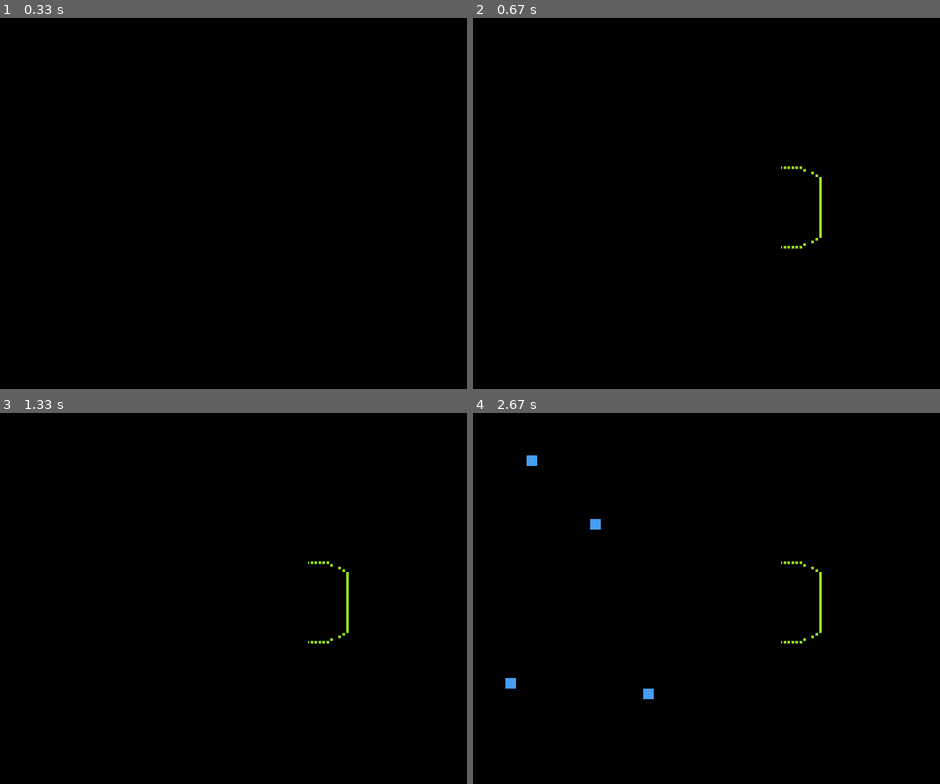
Above: before the commit, frames 1-4 (two rows, left to right).
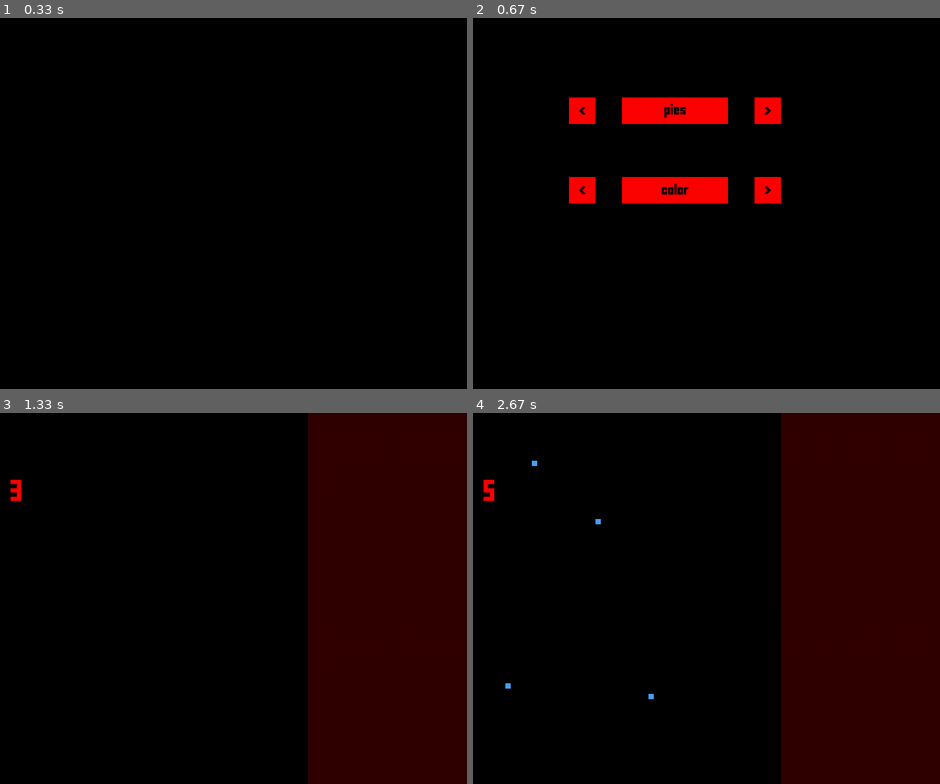
Above: after the commit, the same moments.

Repository: piotrksiazek/Pygame-of-Life
Game: pygame game, started from main.py
Same seed, same stepped clock (60 frames per second), same inputs: the game is played once before the commit and once after it.
Inputs (mouse positions are in pixels of both pictures, inside the frame that each line leads up to):
- Up to frame 1 (0.33 s): no input
- Up to frame 2 (0.67 s): tap Space at 0.33 s
- Up to frame 3 (1.33 s): tap Space at 0.67, 1.07 s
- Up to frame 4 (2.67 s): tap Space at 1.37 s; click (510, 683) at 1.6 s; click (538, 461) at 1.88 s; click (650, 694) at 2.22 s; click (599, 520) at 2.55 s

Frame 1 is identical in both runs. In frame 2, 4.9% of the frame differs, in the area x 20-75%, y 21-63%; in frame 3, 34%; in frame 4, 34%, in the area x 2-100%, y 0-100%.

Commit message:
menu wyswietla przyciski i strzalki, licznik pokolen dziala

Diff:
--- a/main.py
+++ b/main.py
@@ -11,6 +11,7 @@
         pygame.display.set_caption('Pygame of Life')
         self.settings = Settings()
         self.screen = pygame.display.set_mode((self.settings.scr_width, self.settings.scr_height))
+        self.paused = True
 
     def check_events(self, population):
         for event in pygame.event.get():
@@ -19,8 +20,8 @@
             elif event.type == pygame.KEYDOWN:
                 # This lets us pause the game and modify living and dead cells
                 if event.key == pygame.K_SPACE:
-                    population.ready = False
-                    population.pre_game(population.grid, gol.settings.alive_color, gol.settings.dead_color, gol)
+                    self.paused = True
+
 
 
     def main(self):
@@ -28,9 +29,10 @@
         population = population_and_intro.Population(gol)
         population.create_snake_grid()
         menu = text_and_menu.MainMenu(gol)
+        interface = text_and_menu.Interface(gol, population)
 
         population.animate_snake_grid(population, gol)
-
+        menu.draw_menu(gol)
         # menu.choose_color(gol)
 
         # population.pre_game(population.snake_grid, gol.settings.alive_intro_color, gol.settings.dead_intro_color)
@@ -38,9 +40,13 @@
         # After intro and menus are over.
         while True:
             pygame.time.delay(100)
+            interface.draw_bg(gol)
+            while self.paused:
+                population.pre_game(population.grid, gol.settings.alive_color, gol.settings.dead_color, gol, interface, population)
             self.check_events(population)
             next_gen = population.draw_grid(self.screen, gol.settings.alive_color, gol.settings.dead_color, population.grid, gol.settings.cell_size, 1)
             population.grid = next_gen
+            interface.draw_and_update_counter(population,gol)
             pygame.display.flip()
 
 gol = GameOfLife()
--- a/population_and_intro.py
+++ b/population_and_intro.py
@@ -36,6 +36,7 @@
         self.grid = np.array([[Cell() for column in range(self.columns)] for row in range(self.rows)])
         self.game_speed = 100
         self.ready = False
+        self.number_of_generations = 0
 
         # Attributes used by intro.
         self.intro_rows = int(self.height / gol.settings.intro_cell_size)
@@ -97,7 +98,7 @@
             population.snake_grid = next_gen
             pygame.display.flip()
             i += 1
-            # Animation speeds up every loop untill it reaches minimal speed.
+            # Animation speeds up every loop until it reaches minimal speed.
             if self.intro_speed >= 20:
                 self.intro_speed -= 100
 
@@ -131,19 +132,20 @@
             elif event.type == pygame.KEYDOWN:
                 # Press space to start the game
                 if event.key == pygame.K_SPACE:
-                    self.ready = True
-
-    def pre_game(self, grid, alive_color, dead_color, gol):
-        while not self.ready:
-            self.pre_populate_events(grid, gol)
-            for y in range(len(grid)):
-                for x in range(len(grid[0])):
-                    cell_rect = pygame.Rect(x*self.cell_size, y*self.cell_size, self.cell_size, self.cell_size)
-                    if grid[y][x].status == 1:
-                        pygame.draw.rect(self.screen, alive_color, cell_rect)
-                    else:
-                        pygame.draw.rect(self.screen, dead_color, cell_rect)
-            pygame.display.flip()
+                    gol.paused = False
+
+    def pre_game(self, grid, alive_color, dead_color, gol, interface, population):
+        self.pre_populate_events(grid, gol)
+        for y in range(len(grid)):
+            # We don't iterate over particular sublist but just want to get the length of x axis.
+            for x in range(len(grid[0])):
+                cell_rect = pygame.Rect(x*self.cell_size, y*self.cell_size, self.cell_size, self.cell_size)
+                if grid[y][x].status == 1:
+                    pygame.draw.rect(self.screen, alive_color, cell_rect)
+                else:
+                    pygame.draw.rect(self.screen, dead_color, cell_rect)
+        interface.draw_and_update_counter(population, gol)
+        pygame.display.flip()
 
 
     def draw_grid(self, screen, alive_color, dead_color, grid, cell_size, align):
@@ -217,5 +219,7 @@
                     pygame.draw.rect(screen, alive_color, cell_rect)
                 else:
                     pygame.draw.rect(screen, dead_color, cell_rect)
+        if not self.intro:
+            self.number_of_generations += 1
 
         return next_generation
--- a/settings.py
+++ b/settings.py
@@ -18,5 +18,5 @@
 
         self.scr_width = 1000
         self.scr_height = 700
-        self.cell_size = 20
+        self.cell_size = 10
         self.intro_cell_size = 5
--- a/text_and_menu.py
+++ b/text_and_menu.py
@@ -1,68 +1,151 @@
 import pygame
 import sys
 
-# class Text:
-#     def __init__(self, gol):
-#         self.font = pygame.font.Font('assets/FFFFORWA.TTF', 32)
-#         self.text = self.font.render('Pygame of Life', True, (255,0,0))
-#         self.rect = self.text.get_rect()
-#         self.rect.center = (gol.settings.scr_width // 2, gol.settings.scr_height // 2)
+
+class Interface:
+    def __init__(self, gol, population):
+        # Generation counter attributes
+        self.counter_color = (255, 0, 0)
+        self.counter_font = pygame.font.Font('assets/FFFFORWA.TTF', 32)
+        self.counter_text = self.counter_font.render('0', True, self.counter_color)
+        self.counter_rect = self.counter_text.get_rect()
+
+        # Interface board attributes
+        self.interface_bg_color = (50, 0, 0)
+        self.interface_rect = pygame.Rect(gol.settings.scr_height, 0, gol.settings.scr_width-gol.settings.scr_height, gol.settings.scr_height)
+
+
+    def draw_bg(self, gol):
+        pygame.draw.rect(gol.screen, self.interface_bg_color, self.interface_rect)
+
+    def draw_and_update_counter(self, population, gol):
+        self.counter_rect.center = (150, 150)
+        gol.screen.blit(self.counter_text, self.counter_rect)
+        self.counter_text = self.counter_font.render(f'{population.number_of_generations}', True, self.counter_color)
+        self.counter_rect = self.counter_text.get_rect()
 
 class Button:
-    def __init__(self, left, top, width, height, text, color, color_clicked):
+    def __init__(self, left, top, width, height, text, color, text_color, color_clicked, gol):
         self.left = left
         self.top = top
         self.width = width
+        self.right = gol.settings.scr_width / 2 + self.width / 2
         self.height = height
         self.text = text
         self.color = color
+        self.text_color = text_color
         self.color_clicked = color_clicked
+        self.space_between_button_and_arrow = 10
+        self.left_arrow = '<'
+        self.right_arrow = '>'
 
-    def draw_button(self):
+    def button_events(self):
         pass
 
-class Interface:
-    def __init__(self):
-        self.generation_counter = 0
+    def arrow_events(self):
+        pass
+
+    def draw_button(self, gol):
+        font = pygame.font.Font('assets/FFFFORWA.TTF', 16)
+        text = font.render(self.text, True, self.text_color)
+        text_rect = text.get_rect()
+        text_rect.center = (gol.settings.scr_width/2, self.top + self.height/2)
+        pygame.draw.rect(gol.screen, self.color, (gol.settings.scr_width/2-self.width/2, self.top, self.width, self.height), 0)
+        gol.screen.blit(text, text_rect)
+
+    def draw_arrow(self, gol, how_far_from_right):
+        font = pygame.font.Font('assets/FFFFORWA.TTF', 16)
+        text = font.render(self.text, True, self.text_color)
+        text_rect = text.get_rect()
+        text_rect.center = (how_far_from_right + self.width/2, self.top + self.height/2)
+        if self.text == '<':
+            pygame.draw.rect(gol.screen, self.color, (how_far_from_right, self.top, self.width, self.height), 0)
+            gol.screen.blit(text, text_rect)
+        elif self.text == '>':
+            pygame.draw.rect(gol.screen, self.color, (how_far_from_right, self.top, self.width, self.height), 0)
+            gol.screen.blit(text, text_rect)
+
 
 class MainMenu:
-    """Takes care of color menu and user settings"""
     def __init__(self, gol):
-        self.color_ready = False
-        self.color_menu_img = pygame.image.load('assets/color_menu_2.png')
-        self.color_menu_img_scaled = pygame.transform.scale(self.color_menu_img, (gol.settings.scr_height, gol.settings.scr_width))
+        self.screen = gol.screen
+        self.menu_color = (0,0,0)
+        self.in_menu = True
 
-    def check_color_events(self, gol):
+        self.mode_button = Button(left=150, top=150, width=200, height=50, text='pies', color=(255,0,0), text_color=(0,0,0), color_clicked=(0,255,0), gol=gol)
+        self.mode_l_arrow = Button(left=150, top=150, width=50, height=50, text='<', color=(255,0,0), text_color=(0,0,0), color_clicked=(0,255,0), gol=gol)
+        self.mode_r_arrow = Button(left=150, top=150, width=50, height=50, text='>', color=(255,0,0), text_color=(0,0,0), color_clicked=(0,255,0), gol=gol)
+
+        self.color_button = Button(left=150, top=300, width=200, height=50, text='color', color=(255,0,0), text_color=(0,0,0), color_clicked=(0,255,0), gol=gol)
+        self.color_l_arrow = Button(left=150, top=300, width=50, height=50, text='<', color=(255,0,0), text_color=(0,0,0), color_clicked=(0,255,0), gol=gol)
+        self.color_r_arrow = Button(left=150, top=300, width=50, height=50, text='>', color=(255,0,0), text_color=(0,0,0), color_clicked=(0,255,0), gol=gol)
+
+
+    def check_menu_events(self):
         for event in pygame.event.get():
             if event.type == pygame.QUIT:
                 sys.exit()
             elif event.type == pygame.KEYDOWN:
-                # We don't want to exceed max index of color array. gol.settings.max_color_of_life is the last index.
-                if event.key == pygame.K_RIGHT and gol.settings.colors_of_life.index(gol.settings.alive_color) < gol.settings.max_color_of_life:
-                    gol.settings.alive_color = gol.settings.colors_of_life[gol.settings.colors_of_life.index(gol.settings.alive_color)+1]
-                elif event.key == pygame.K_LEFT and gol.settings.colors_of_life.index(gol.settings.alive_color) > 0:
-                    gol.settings.alive_color = gol.settings.colors_of_life[gol.settings.colors_of_life.index(gol.settings.alive_color)-1]
+                if event.key == pygame.K_SPACE:
+                    self.in_menu = False
 
-                # The same thing but for colors of death.
-                elif event.key == pygame.K_UP and gol.settings.colors_of_death.index(gol.settings.dead_color) < gol.settings.max_color_of_death:
-                    gol.settings.dead_color = gol.settings.colors_of_death[gol.settings.colors_of_death.index(gol.settings.dead_color)+1]
-                elif event.key == pygame.K_DOWN and gol.settings.colors_of_death.index(gol.settings.dead_color) > 0:
-                    gol.settings.dead_color = gol.settings.colors_of_death[gol.settings.colors_of_death.index(gol.settings.dead_color)-1]
+    def draw_menu(self, gol):
+        while self.in_menu:
+            self.check_menu_events()
+            self.screen.fill(self.menu_color)
 
-                # Pressing space breakes the choose_color loop.
-                elif event.key == pygame.K_SPACE:
-                    self.color_ready = True
+            self.mode_button.draw_button(gol)
+            self.mode_l_arrow.draw_arrow(gol, 300)
+            self.mode_r_arrow.draw_arrow(gol, 650)
 
-    def choose_color(self, gol):
-        while not self.color_ready:
-            self.check_color_events(gol)
-            gol.screen.fill(gol.settings.alive_color)
+            self.color_button.draw_button(gol)
+            self.color_l_arrow.draw_arrow(gol, 300)
+            self.color_r_arrow.draw_arrow(gol, 650)
 
-            # death_rect is drawn right behind transparent japaneese death symbol so we see only colorful sign.
-            death_rect = pygame.Rect(
-                gol.settings.scr_width - 0.20*gol.settings.scr_width, gol.settings.scr_height * 0.3,
-                0.3*gol.settings.scr_width, 0.3*gol.settings.scr_width
-            )
-            pygame.draw.rect(gol.screen, gol.settings.dead_color, death_rect)
-            gol.screen.blit(self.color_menu_img_scaled, (0,0))
+
+
             pygame.display.flip()
+
+        # self.randomize_button = Button()
+        # self.colors_button = Button()
+# class MainMenu:
+#     """Takes care of color menu and user settings"""
+#     def __init__(self, gol):
+#         self.color_ready = False
+#         self.color_menu_img = pygame.image.load('assets/color_menu_2.png')
+#         self.color_menu_img_scaled = pygame.transform.scale(self.color_menu_img, (gol.settings.scr_height, gol.settings.scr_width))
+#
+    # def check_color_events(self, gol):
+    #     for event in pygame.event.get():
+    #         if event.type == pygame.QUIT:
+    #             sys.exit()
+    #         elif event.type == pygame.KEYDOWN:
+    #             # We don't want to exceed max index of color array. gol.settings.max_color_of_life is the last index.
+    #             if event.key == pygame.K_RIGHT and gol.settings.colors_of_life.index(gol.settings.alive_color) < gol.settings.max_color_of_life:
+    #                 gol.settings.alive_color = gol.settings.colors_of_life[gol.settings.colors_of_life.index(gol.settings.alive_color)+1]
+    #             elif event.key == pygame.K_LEFT and gol.settings.colors_of_life.index(gol.settings.alive_color) > 0:
+    #                 gol.settings.alive_color = gol.settings.colors_of_life[gol.settings.colors_of_life.index(gol.settings.alive_color)-1]
+    #
+    #             # The same thing but for colors of death.
+    #             elif event.key == pygame.K_UP and gol.settings.colors_of_death.index(gol.settings.dead_color) < gol.settings.max_color_of_death:
+    #                 gol.settings.dead_color = gol.settings.colors_of_death[gol.settings.colors_of_death.index(gol.settings.dead_color)+1]
+    #             elif event.key == pygame.K_DOWN and gol.settings.colors_of_death.index(gol.settings.dead_color) > 0:
+    #                 gol.settings.dead_color = gol.settings.colors_of_death[gol.settings.colors_of_death.index(gol.settings.dead_color)-1]
+    #
+    #             # Pressing space breakes the choose_color loop.
+    #             elif event.key == pygame.K_SPACE:
+    #                 self.color_ready = True
+    #
+    # def choose_color(self, gol):
+    #     while not self.color_ready:
+    #         self.check_color_events(gol)
+    #         gol.screen.fill(gol.settings.alive_color)
+    #
+    #         # death_rect is drawn right behind transparent japaneese death symbol so we see only colorful sign.
+    #         death_rect = pygame.Rect(
+    #             gol.settings.scr_width - 0.20*gol.settings.scr_width, gol.settings.scr_height * 0.3,
+    #             0.3*gol.settings.scr_width, 0.3*gol.settings.scr_width
+    #         )
+    #         pygame.draw.rect(gol.screen, gol.settings.dead_color, death_rect)
+    #         gol.screen.blit(self.color_menu_img_scaled, (0,0))
+    #         pygame.display.flip()
